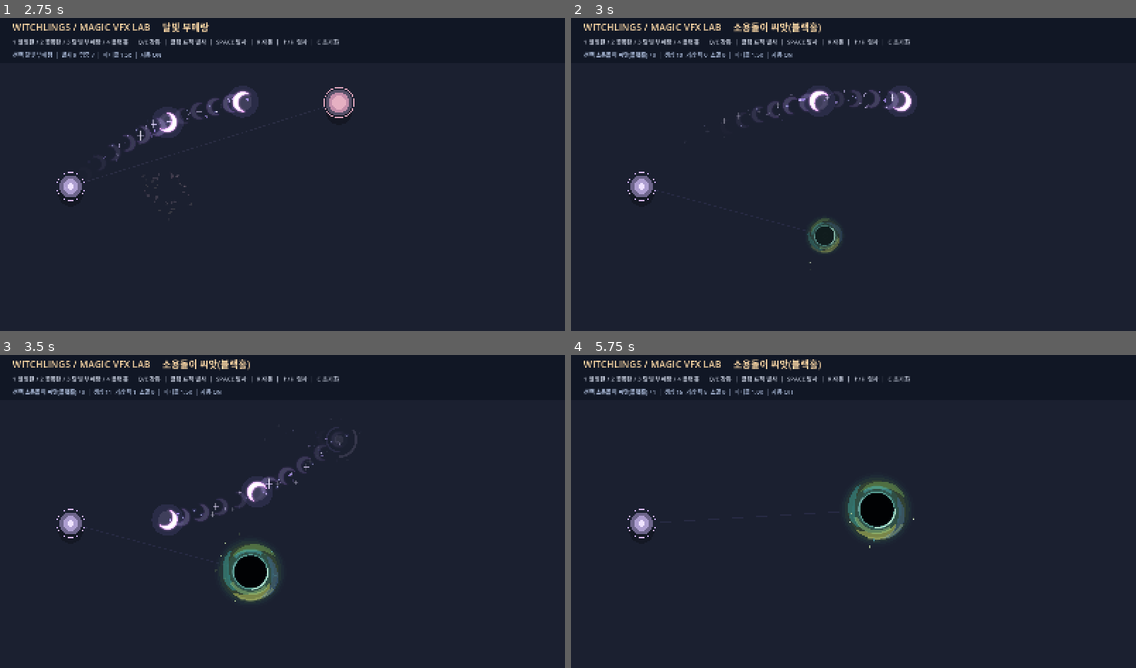
Above: before the commit, frames 1-4 (two rows, left to right).
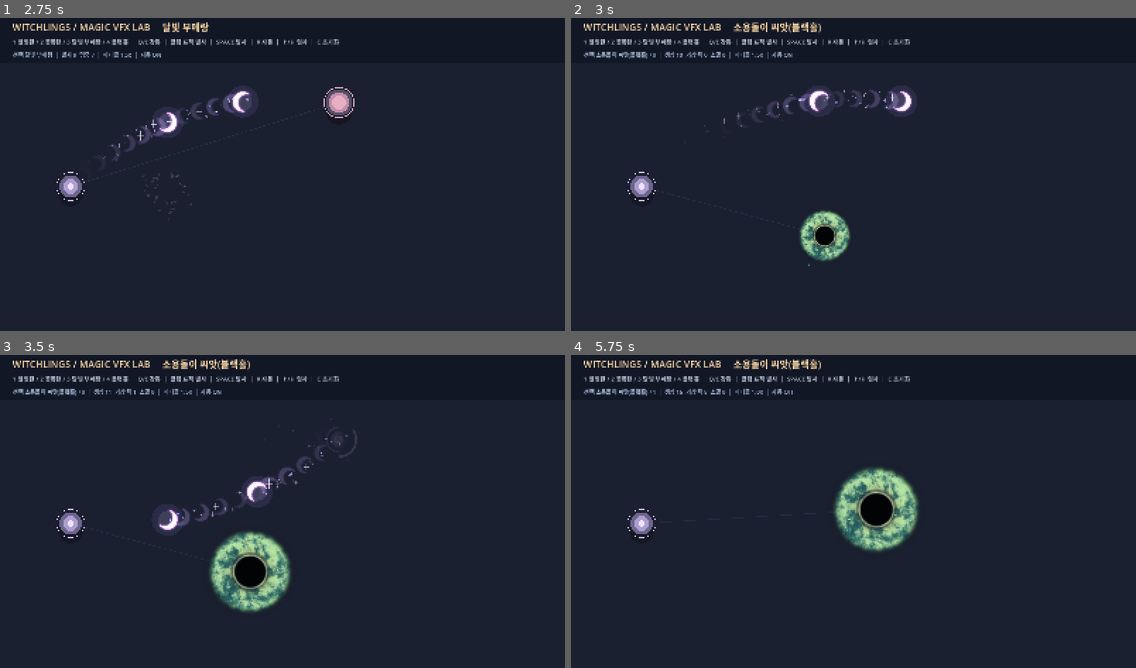
Above: after the commit, the same moments.

Repository: LittleEvasn/Test-Room
Game: Godot game, scene res://scenes/main.tscn
The game is run twice, just before and just after one commit, with the same random seed, the same clock (stepped at 60 frames per second) and the same inputs.
Inputs (mouse positions are in pixels of both pictures, inside the frame that each line leads up to):
- Up to frame 1 (2.75 s): tap Enter at 0.5 s; move the mouse to (406, 155) at 0.52 s; hold Up 0.53-1.28 s; tap 1 at 0.6 s; click (406, 155) at 0.67 s; tap Space at 0.77, 1.52 s; move the mouse to (169, 187) at 1.27 s; hold Down 1.28-2.03 s; tap 2 at 1.35 s; click (169, 187) at 1.42 s; move the mouse to (339, 102) at 2.02 s; hold Up from 2.03 s (still down); tap 3 at 2.1 s; click (339, 102) at 2.17 s
- Up to frame 2 (3 s): keep holding Up; move the mouse to (825, 237) at 2.77 s; tap 4 at 2.85 s; click (825, 237) at 2.92 s
- Up to frame 3 (3.5 s): keep holding Up; tap Space at 3.02 s
- Up to frame 4 (5.75 s): move the mouse to (1023, 558) at 3.52 s; release Up at 3.53 s; hold Down from 3.53 s (still down); tap Q at 3.6 s; click (1023, 558) at 3.67 s; tap Space at 3.77, 4.52 s; move the mouse to (684, 461) at 4.27 s; tap E at 4.35 s; click (684, 461) at 4.42 s; move the mouse to (881, 508) at 5.02 s; tap R at 5.1 s; click (881, 508) at 5.17 s

Frame 1 is identical in both runs. In frame 2, 1.1% of the frame differs, in the area x 40-50%, y 61-80%; in frame 3, 2.4%; in frame 4, 2.6%, in the area x 46-62%, y 36-64%.

Commit message:
Replace hand-drawn black hole with shader-powered flowing accretion disk

Diff:
--- a/scripts/vortex_black_hole.gd
+++ b/scripts/vortex_black_hole.gd
@@ -1,19 +1,19 @@
 extends Node2D
-## 소용돌이 씨앗 / 블랙홀 VFX v2: 거대한 암흑 중심 + 넓은 강착 원반.
-## 구 버전의 보라색 다중 타원·나선 팔·수정 장식은 폐기.
-## 시각 효과만 구현하며 실제 적 흡입/피해는 본게임에서 별도 연결한다.
+## Black hole VFX v3: procedural shader disk + a few inward-moving particles.
+## This standalone preview does not change gameplay damage, pull or fusion behavior.
 
 signal pulsed(at: Vector2, radius: float)
 signal vanished(at: Vector2)
 
+const BLACK_HOLE_SHADER: Shader = preload("res://shaders/black_hole_disk.gdshader")
 const LIFETIME := 5.0
 const TICK_INTERVAL := 0.25
-const BIRTH_TIME := 0.26
-const COLLAPSE_TIME := 0.42
-const BASE_RADIUS := 94.0
-# 본게임 +0~+3 성장 계수는 아직 미확정. 이 값은 비교용 모의 계수이다.
+const BIRTH_TIME := 0.24
+const COLLAPSE_TIME := 0.40
+const BASE_RADIUS := 96.0
+# Preview coefficients only. Mapping to Magicraft's 3 stages is not finalized.
 const PREVIEW_GROWTH := [0.0, 0.07, 0.14, 0.21]
-const MAX_MOTES := 72
+const MAX_MOTES := 56
 
 var elapsed := 0.0
 var tick_clock := 0.0
@@ -24,23 +24,45 @@
 var emit_carry := 0.0
 var motes: Array[Dictionary] = []
 
+var disk_rect: ColorRect
+var disk_material: ShaderMaterial
+
 func configure(at: Vector2, toward: Vector2, particle_density: float, upgrade_rank: int) -> void:
     spawn_pos = at
     global_position = at
+    density = clampf(particle_density, 0.0, 3.0)
     rank = clampi(upgrade_rank, 0, 3)
-    density = clampf(particle_density, 0.0, 3.0)
     drift = (toward - at).normalized()
     if drift.length_squared() < 0.01:
         drift = Vector2.LEFT
 
+func _ready() -> void:
+    # The shader is drawn behind this Node2D's _draw() particles.
+    # Without show_behind_parent the opaque black center would obscure the motes.
+    disk_rect = ColorRect.new()
+    disk_rect.color = Color.WHITE
+    disk_rect.mouse_filter = Control.MOUSE_FILTER_IGNORE
+    disk_rect.show_behind_parent = true
+    add_child(disk_rect)
+
+    disk_material = ShaderMaterial.new()
+    disk_material.shader = BLACK_HOLE_SHADER
+    disk_rect.material = disk_material
+    _update_visual()
+
 func _radius() -> float:
     return BASE_RADIUS * (1.0 + float(PREVIEW_GROWTH[rank]) * minf(elapsed, LIFETIME - COLLAPSE_TIME))
 
+func _birth_fraction() -> float:
+    var t := clampf(elapsed / BIRTH_TIME, 0.0, 1.0)
+    return 1.0 - pow(1.0 - t, 3.0)
+
+func _end_fraction() -> float:
+    var t := clampf((LIFETIME - elapsed) / COLLAPSE_TIME, 0.0, 1.0)
+    return t * t * (3.0 - 2.0 * t)
+
 func _appearance() -> float:
-    var birth := 1.0 - pow(1.0 - clampf(elapsed / BIRTH_TIME, 0.0, 1.0), 3.0)
-    var end := clampf((LIFETIME - elapsed) / COLLAPSE_TIME, 0.0, 1.0)
-    end = end * end * (3.0 - 2.0 * end)
-    return maxf(0.0, birth * end)
+    return _birth_fraction() * _end_fraction()
 
 func _process(delta: float) -> void:
     elapsed += delta
@@ -49,8 +71,8 @@
         queue_free()
         return
 
-    # 완전히 정지된 장판이 아니라 천천히 전진하는 개체. 이동 폭은 과장하지 않는다.
-    global_position = spawn_pos + drift * (elapsed * 24.0)
+    # The underlying spell is a moving black hole, not a fixed garden patch.
+    global_position = spawn_pos + drift * elapsed * 26.0
 
     tick_clock += delta
     while tick_clock >= TICK_INTERVAL:
@@ -61,113 +83,79 @@
     _advance_motes(delta)
     if elapsed < LIFETIME - COLLAPSE_TIME:
         _emit_motes(delta)
+
+    _update_visual()
     queue_redraw()
 
+func _update_visual() -> void:
+    if disk_rect == null or disk_material == null:
+        return
+
+    var diameter := _radius() * 2.9
+    disk_rect.position = -Vector2.ONE * diameter * 0.5
+    disk_rect.size = Vector2.ONE * diameter
+
+    # Actual shader noise moves over time; the quad itself does not rotate.
+    var scale_factor := maxf(0.02, _appearance())
+    var pulse := pow(1.0 - clampf(tick_clock / TICK_INTERVAL, 0.0, 1.0), 4.0)
+    disk_material.set_shader_parameter("u_time", elapsed)
+    disk_material.set_shader_parameter("u_opacity", minf(1.0, _appearance() * 2.0))
+    disk_material.set_shader_parameter("u_scale", scale_factor)
+    disk_material.set_shader_parameter("u_tick_flash", pulse)
+
 func _emit_motes(delta: float) -> void:
-    emit_carry = minf(4.0, emit_carry + delta * 22.0 * density)
+    emit_carry = minf(3.0, emit_carry + delta * 15.0 * density)
     while emit_carry >= 1.0 and motes.size() < MAX_MOTES:
         emit_carry -= 1.0
         var theta := randf_range(0.0, TAU)
-        var distance := _radius() * randf_range(0.98, 1.30)
-        var lifetime := randf_range(0.78, 1.75)
+        var distance := _radius() * randf_range(0.97, 1.26)
+        var duration := randf_range(0.75, 1.55)
         motes.append({
             "pos": global_position + Vector2.RIGHT.rotated(theta) * distance,
-            "life": lifetime,
-            "total": lifetime,
-            "size": randf_range(1.8, 4.8),
-            "kind": randi_range(0, 2),
-            "spin": randf_range(0.65, 1.15),
-            "speed": randf_range(90.0, 137.0)
+            "life": duration,
+            "total": duration,
+            "size": randf_range(1.5, 4.0),
+            "kind": randi_range(0, 1),
+            "speed": randf_range(84.0, 132.0),
+            "spin": randf_range(0.60, 1.05)
         })
 
 func _advance_motes(delta: float) -> void:
     for i in range(motes.size() - 1, -1, -1):
         var mote: Dictionary = motes[i]
         var world_pos: Vector2 = mote["pos"]
-        var to_center := global_position - world_pos
-        var distance := to_center.length()
+        var toward_center := global_position - world_pos
+        var distance := toward_center.length()
+
         mote["life"] = float(mote["life"]) - delta
         if float(mote["life"]) <= 0.0 or distance <= _radius() * 0.42:
             motes.remove_at(i)
             continue
-        var inward := to_center / maxf(distance, 0.01)
-        var inward_speed := float(mote["speed"]) * (1.0 + clampf(1.0 - distance / (_radius() * 1.4), 0.0, 0.65))
+
+        var inward := toward_center / maxf(distance, 0.001)
         var tangent := inward.orthogonal()
-        mote["pos"] = world_pos + (inward * inward_speed + tangent * inward_speed * float(mote["spin"]) * 0.66) * delta
+        var speed := float(mote["speed"])
+        var acceleration := 1.0 + clampf(1.0 - distance / (_radius() * 1.35), 0.0, 0.7)
+        mote["pos"] = world_pos + (inward * speed * acceleration + tangent * speed * float(mote["spin"]) * 0.62) * delta
 
 func _draw() -> void:
-    var amount := _appearance()
-    var radius := _radius() * amount
-    if radius < 1.0:
+    var opacity := _appearance()
+    if opacity < 0.001:
         return
-
-    var phase := elapsed * 1.65
-    var core := radius * 0.48
-    var tick_flash := pow(1.0 - clampf(tick_clock / TICK_INTERVAL, 0.0, 1.0), 4.0)
-
-    # 강한 암흑 중심을 먼저 위한, 넓고 탁한 청록·황록색 강착 원반.
-    # 얇은 타원선을 겹치는 대신 두껍고 부드러운 띠를 원형으로 배치한다.
-    draw_circle(Vector2.ZERO, radius * 1.08, Color(0.15, 0.27, 0.29, 0.075 * amount))
-    draw_circle(Vector2.ZERO, radius * 1.01, Color(0.18, 0.32, 0.30, 0.15 * amount))
-    draw_circle(Vector2.ZERO, radius * 0.94, Color(0.20, 0.32, 0.21, 0.27 * amount))
-    draw_circle(Vector2.ZERO, radius * 0.84, Color(0.34, 0.40, 0.18, 0.28 * amount))
-    draw_circle(Vector2.ZERO, radius * 0.71, Color(0.18, 0.37, 0.34, 0.43 * amount))
-
-    # 둥근 가스 띠 4개: 서로 다른 폭/명도로 회전하는 강착 원반.
-    # 나선 팔 모양을 명확히 그리지 않아 바람개비처럼 보이지 않게 한다.
-    for band in 4:
-        var angle := phase * (0.67 + float(band) * 0.13) + float(band) * TAU / 4.0
-        var band_color := Color(0.34, 0.67, 0.56, 0.27 * amount)
-        match band:
-            0: band_color = Color(0.78, 0.81, 0.38, 0.48 * amount)
-            1: band_color = Color(0.21, 0.68, 0.70, 0.40 * amount)
-            2: band_color = Color(0.50, 0.72, 0.35, 0.38 * amount)
-            3: band_color = Color(0.30, 0.50, 0.81, 0.29 * amount)
-        _draw_gas_band(radius, angle, band_color, float(band))
-
-    # 넓고 희미한 안쪽 회전 고리. 특정 지점만 강하게 빛나도록 불균일하게 처리.
-    draw_arc(Vector2.ZERO, radius * 0.65, phase, phase + 1.85, 42, Color(0.64, 0.83, 0.52, 0.42 * amount), radius * 0.095, true)
-    draw_arc(Vector2.ZERO, radius * 0.64, phase + PI, phase + PI + 1.35, 33, Color(0.30, 0.75, 0.80, 0.43 * amount), radius * 0.075, true)
-    draw_arc(Vector2.ZERO, radius * 0.85, -phase * 0.72 + 1.2, -phase * 0.72 + 2.55, 28, Color(0.78, 0.86, 0.49, 0.30 * amount), radius * 0.065, true)
-
-    # 실제로 바깥에서 안으로 끌려오는 입자. 금빛 반짝이나 수정 조각은 넣지 않는다.
     for mote in motes:
-        var f := clampf(float(mote["life"]) / float(mote["total"]), 0.0, 1.0)
+        var fraction := clampf(float(mote["life"]) / float(mote["total"]), 0.0, 1.0)
         var at := to_local(Vector2(mote["pos"]))
-        var size := float(mote["size"]) * (0.5 + 0.5 * f)
-        var alpha := amount * minf(1.0, f * 3.0)
-        var toward := -at.normalized()
+        var size := float(mote["size"]) * (0.45 + 0.55 * fraction)
+        var alpha := opacity * minf(1.0, fraction * 2.4)
         match int(mote["kind"]):
             0:
-                draw_circle(at, size * 0.7, Color(0.81, 0.91, 0.66, alpha * 0.72))
+                draw_circle(at, size * 0.75, Color(0.83, 0.93, 0.70, alpha * 0.75))
             1:
-                draw_line(at - toward * size * 1.9, at + toward * size * 0.65, Color(0.43, 0.85, 0.91, alpha * 0.82), maxf(1.0, size * 0.46), true)
-            2:
-                draw_circle(at, size * 0.85, Color(0.61, 0.75, 0.40, alpha * 0.19))
-                draw_circle(at, size * 0.34, Color(0.90, 0.96, 0.84, alpha * 0.80))
-
-    # 이벤트 호라이즌: 중심부를 크게 확보해야 '블랙홀'로 인지된다.
-    draw_circle(Vector2.ZERO, core * 1.20, Color(0.19, 0.48, 0.50, 0.28 * amount))
-    draw_circle(Vector2.ZERO, core * 1.10, Color(0.45, 0.78, 0.73, (0.55 + tick_flash * 0.06) * amount))
-    draw_circle(Vector2.ZERO, core * 1.025, Color(0.066, 0.11, 0.13, amount))
-    draw_circle(Vector2.ZERO, core, Color(0.006, 0.009, 0.018, amount))
-
-    # 광량이 일정한 흰 링 대신 '굴절된 밝은 가장자리' 일부만 남긴다.
-    draw_arc(Vector2.ZERO, core * 1.10, phase * 0.92 - 0.9, phase * 0.92 + 0.82, 32, Color(0.81, 0.99, 0.90, 0.79 * amount), 2.8, true)
-    draw_arc(Vector2.ZERO, core * 1.10, phase * 0.92 + 2.2, phase * 0.92 + 3.0, 22, Color(0.66, 0.91, 0.93, 0.44 * amount), 2.3, true)
-
-func _draw_gas_band(radius: float, start_angle: float, tint: Color, band_index: float) -> void:
-    var polygon := PackedVector2Array()
-    var inner_points := PackedVector2Array()
-    var steps := 24
-    for i in steps + 1:
-        var t := float(i) / float(steps)
-        var angle := start_angle + t * (1.72 + band_index * 0.07)
-        var radial := radius * (0.68 + 0.16 * t + 0.028 * sin(t * PI * 2.0 + band_index))
-        var taper := pow(sin(t * PI), 0.7)
-        var width := radius * (0.008 + 0.091 * taper)
-        polygon.append(Vector2.RIGHT.rotated(angle) * (radial + width))
-        inner_points.append(Vector2.RIGHT.rotated(angle) * (radial - width))
-    for i in range(inner_points.size() - 1, -1, -1):
-        polygon.append(inner_points[i])
-    draw_colored_polygon(polygon, tint)
+                var inward := (-at).normalized()
+                draw_line(
+                    at - inward * size * 1.8,
+                    at + inward * size * 0.55,
+                    Color(0.42, 0.85, 0.90, alpha * 0.82),
+                    maxf(1.0, size * 0.42),
+                    true
+                )
